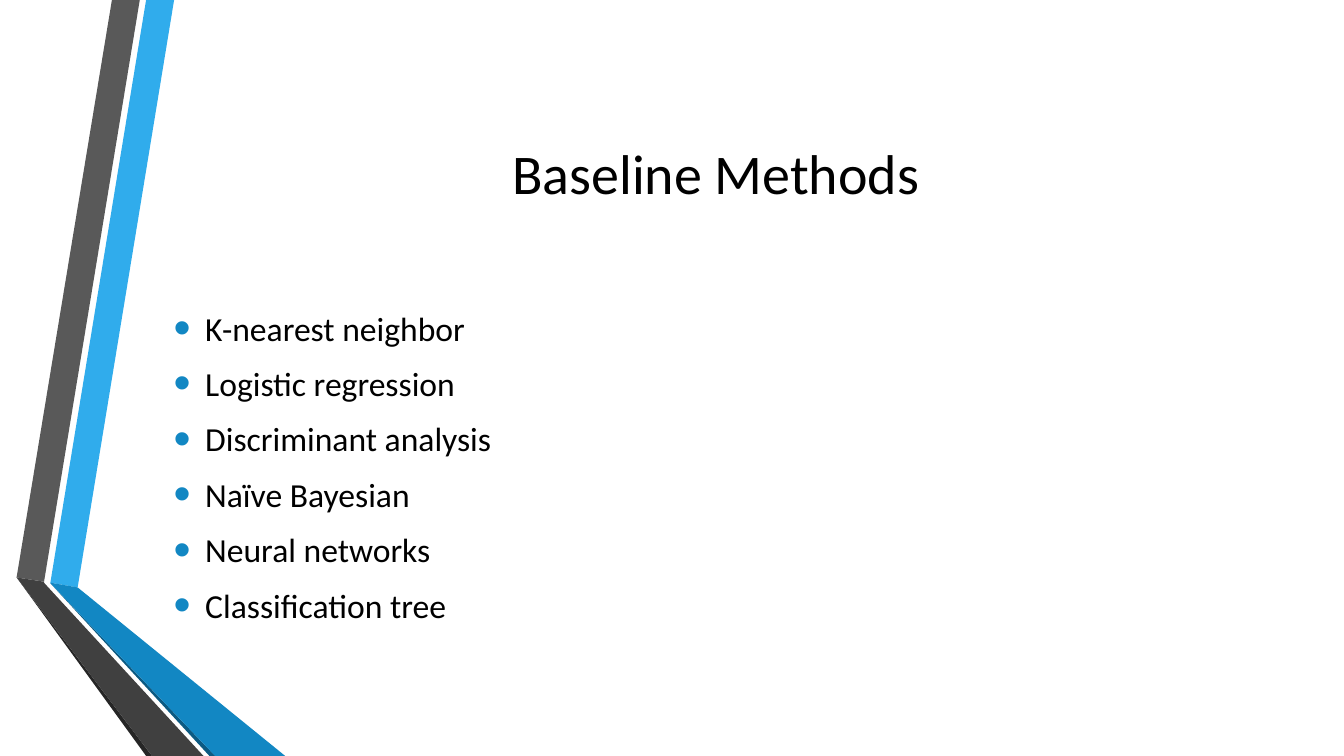
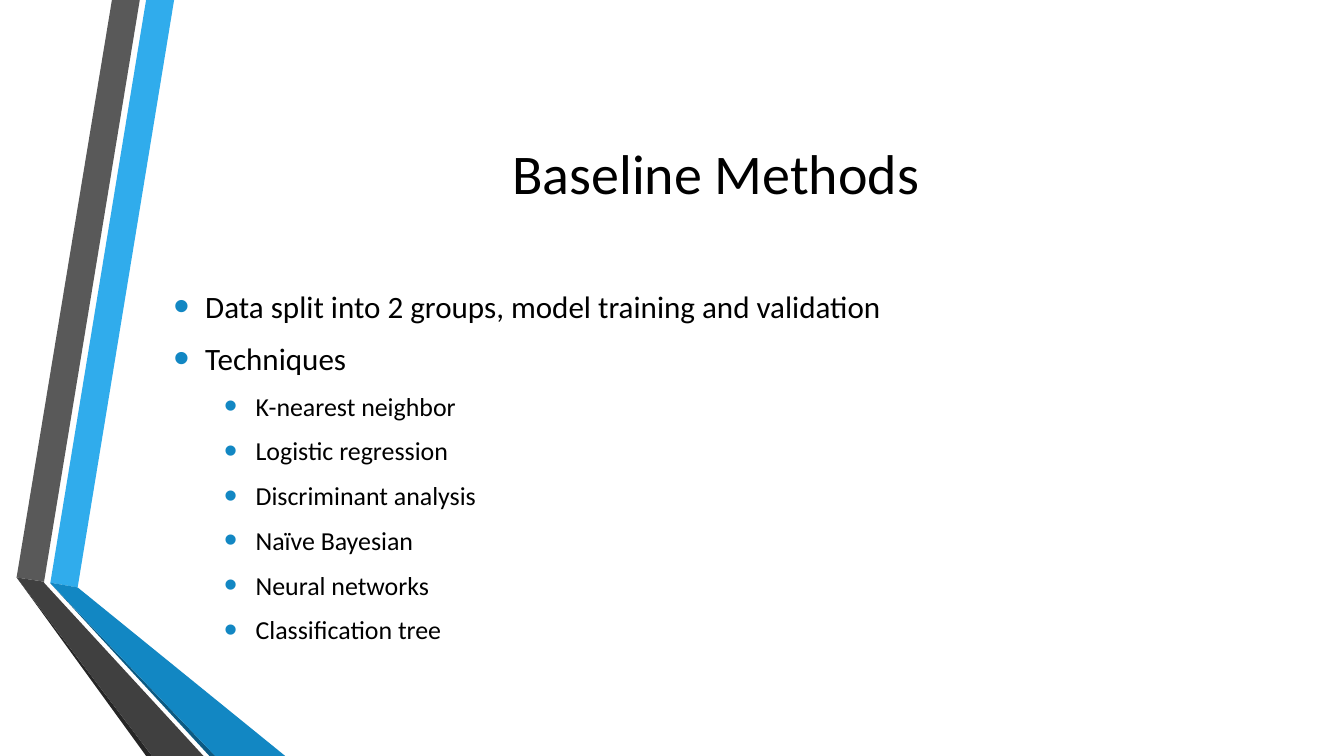
Before and after one commit to jb08/credit_card_default_ML, a slide deck: slide 4 of Predicting_Credit_Card_defaults.pptx. Drawn at 1344x756 pixels with LibreOffice and Linux fonts; fonts in the diff are those of the drawing; background and template pictures are left out. Boxes give left, top, right and bottom in pixels: in the first picture for what was removed or moved away, otherwise in the second. Text is boxed around its words. In the diff, an @@ line names an element or a change of style, - is before the commit and + after.

```diff
--- a/Predicting_Credit_Card_defaults.pptx
+++ b/Predicting_Credit_Card_defaults.pptx
@@ text at [205,296,881,375]: paragraphs added @@
+• Data split into 2 groups, model training and validation
+• Techniques
@@ text at [256,398,476,640]: size 24 to 18.5 pt in "K-nearest neighbor", "Logistic regression", "Discriminant analysis", "Naïve Bayesian" and 2 more places; list level 1 to 2 in "K-nearest neighbor"; list level 1 to 2 in "Logistic regression"; list level 1 to 2 in "Discriminant analysis"; list level 1 to 2 in "Naïve Bayesian"; list level 1 to 2 in "Neural networks"; list level 1 to 2 in "Classification tree" @@
```
Also in this commit, not shown: 4 other slides changed, 1 slide added, 1 slide removed, 1 other file.
